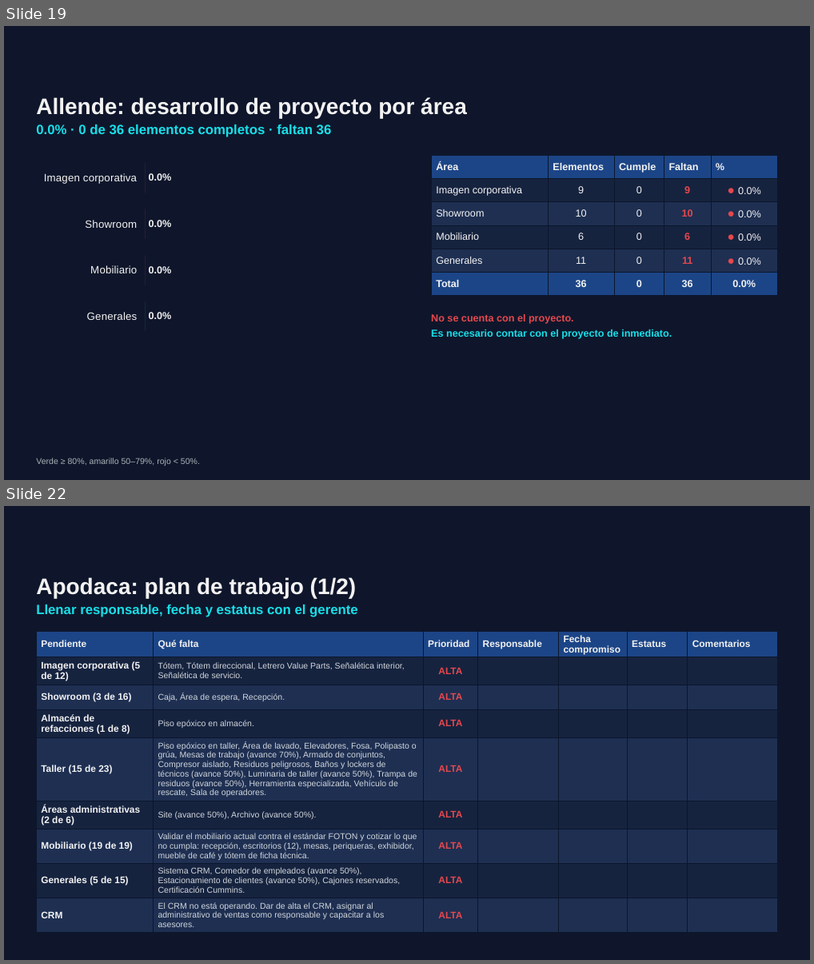
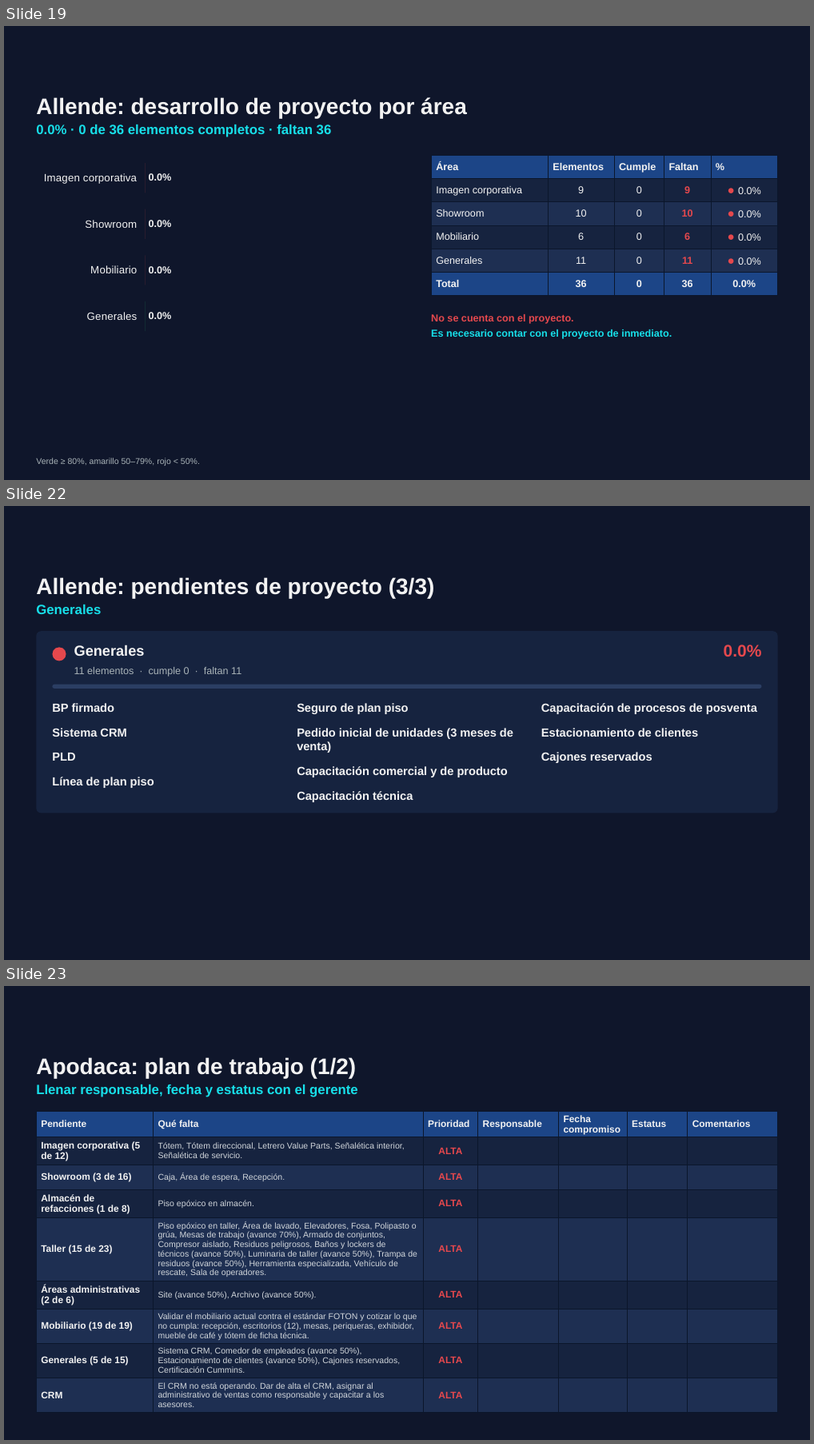
Before and after one commit to ReneDiz/Estatus-Distribuidores, a slide deck: presentacion/Grupo_Velcen_Plan_de_visita_y_trabajo_3_agencias_V5.pptx. Shown one above the other, each under a label of ours: slides 19 and 22 before the commit, slides 19, 22 and 23 after it; the slides between them are not shown. The pictures are 814x964 and 814x1444 pixels, drawn with LibreOffice and Linux fonts; fonts in the diff are those of the drawing; background and template pictures are left out. Boxes give left, top, right and bottom in pixels: in the first picture for what was removed or moved away, otherwise in the second. Text is boxed around its words. In the diff, an @@ line names an element or a change of style, - is before the commit and + after.

```diff
--- a/presentacion/Grupo_Velcen_Plan_de_visita_y_trabajo_3_agencias_V5.pptx
+++ b/presentacion/Grupo_Velcen_Plan_de_visita_y_trabajo_3_agencias_V5.pptx
@@ slide 22 added at (x1=4, y1=506, x2=810, y2=960), background picture (left out); not listed: 1 template element that a slide beside it also shows @@
@@ text added at (x1=36, y1=577, x2=435, y2=598), 20 pt, text #F2F2F2, bold @@
+Allende: pendientes de proyecto (3/3)
@@ text added at (x1=36, y1=604, x2=101, y2=614), 12 pt, text #17DFE9, bold @@
+Generales
@@ rounded rectangle added at (x1=36, y1=631, x2=778, y2=812), fill #16233F @@
@@ ellipse added at (x1=52, y1=647, x2=66, y2=661), fill #E5484D @@
@@ text added at (x1=74, y1=644, x2=145, y2=656), 13 pt, text #F2F2F2, bold @@
+Generales
@@ text added at (x1=724, y1=644, x2=762, y2=656), 15 pt, text #E5484D, bold @@
+0.0%
@@ text added at (x1=74, y1=667, x2=242, y2=676), 9 pt, text #A9B3B7 @@
+11 elementos · cumple 0 · faltan 11
@@ rounded rectangle added at (x1=52, y1=684, x2=762, y2=688), fill #2B3E63 @@
@@ text added at (x1=52, y1=703, x2=154, y2=788), 10.5 pt, text #F2F2F2, bold @@
+BP firmado
+Sistema CRM
+PLD
+Línea de plan piso
@@ text added at (x1=297, y1=703, x2=514, y2=802), 10.5 pt, text #F2F2F2, bold @@
+Seguro de plan piso
+Pedido inicial de unidades (3 meses de venta)
+Capacitación comercial y de producto
+Capacitación técnica
@@ text added at (x1=542, y1=703, x2=758, y2=763), 10.5 pt, text #F2F2F2, bold @@
+Capacitación de procesos de posventa
+Estacionamiento de clientes
+Cajones reservados
@@ what was slide 22 is now slide 23 @@
```
Also in this commit, not shown: 4 slides changed, 3 other files.
